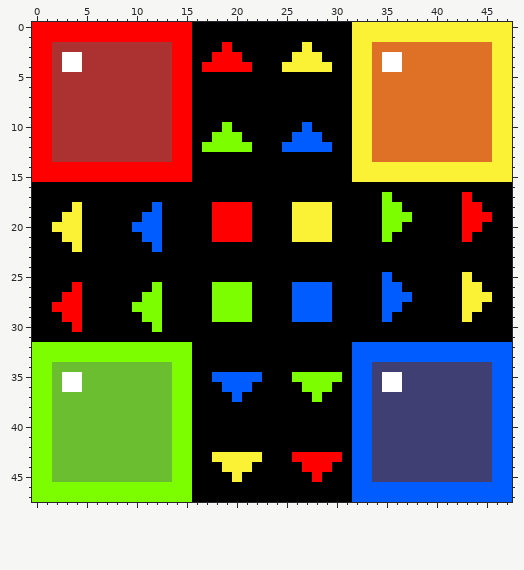
Pixel-art sprite: assets/textures/texture-slice-test-texture.png. Above, as it was before the edit.
The file is 48x48 pixels.
Now the later version:
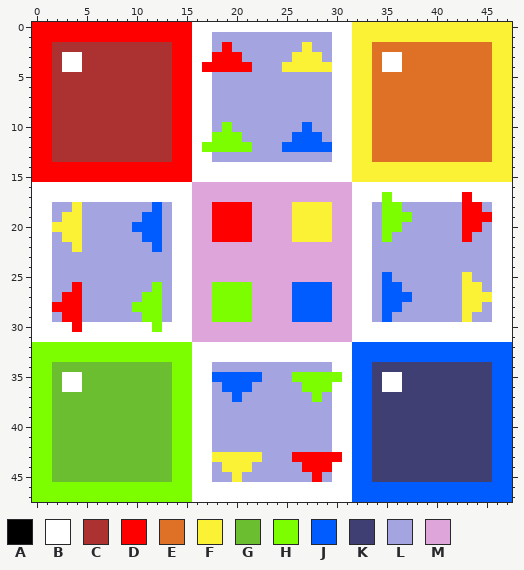
Palette (. is transparent): A #000000  B #ffffff  C #ac3232  D #ff0000  E #df7126  F #fbf236  G #6abe30  H #7cfd00  J #005cff  K #3f3f74  L #a4a4e0  M #dda5d9
What changed:
y 0: x 16..31 AAAAAAAAAAAAAAAA -> BBBBBBBBBBBBBBBB
y 1: x 16..31 AAAAAAAAAAAAAAAA -> BBLLLLLLLLLLLLBB
y 2: x 16..18 AAA -> BBL; x 20..26 AAAAAAA -> LLLLLLL; x 28..31 AAAA -> LLBB
y 3: x 16..17 AA -> BB; x 21..25 AAAAA -> LLLLL; x 29..31 AAA -> LBB
y 4: x 16 A -> B; x 22..24 AAA -> LLL; x 30..31 AA -> BB
y 5..9: x 16..31 AAAAAAAAAAAAAAAA -> BBLLLLLLLLLLLLBB
y 10: x 16..18 AAA -> BBL; x 20..26 AAAAAAA -> LLLLLLL; x 28..31 AAAA -> LLBB
y 11: x 16..17 AA -> BB; x 21..25 AAAAA -> LLLLL; x 29..31 AAA -> LBB
y 12: x 16 A -> B; x 22..24 AAA -> LLL; x 30..31 AA -> BB
y 13: x 16..31 AAAAAAAAAAAAAAAA -> BBLLLLLLLLLLLLBB
y 14..15: x 16..31 AAAAAAAAAAAAAAAA -> BBBBBBBBBBBBBBBB
y 16: x 0..47 AAAAAAAAAAAAAAAAAAAAAAAAAAAAAAAAAAAAAAAAAAAAAAAA -> BBBBBBBBBBBBBBBBMMMMMMMMMMMMMMMMBBBBBBBBBBBBBBBB
y 17: x 0..34 AAAAAAAAAAAAAAAAAAAAAAAAAAAAAAAAAAA -> BBBBBBBBBBBBBBBBMMMMMMMMMMMMMMMMBBB; x 36..42 AAAAAAA -> BBBBBBB; x 44..47 AAAA -> BBBB
y 18: x 0..3 AAAA -> BBLL; x 5..11 AAAAAAA -> LLLLLLL; x 13..17 AAAAA -> LBBMM; x 22..25 AAAA -> MMMM; x 30..34 AAAAA -> MMBBL; x 37..42 AAAAAA -> LLLLLL; x 45..47 AAA -> LBB
y 19: x 0..2 AAA -> BBL; x 5..10 AAAAAA -> LLLLLL; x 13..17 AAAAA -> LBBMM; x 22..25 AAAA -> MMMM; x 30..34 AAAAA -> MMBBL; x 38..42 AAAAA -> LLLLL; x 46..47 AA -> BB
y 20: x 0..1 AA -> BB; x 5..9 AAAAA -> LLLLL; x 13..17 AAAAA -> LBBMM; x 22..25 AAAA -> MMMM; x 30..34 AAAAA -> MMBBL; x 37..42 AAAAAA -> LLLLLL; x 45..47 AAA -> LBB
y 21: x 0..2 AAA -> BBL; x 5..10 AAAAAA -> LLLLLL; x 13..17 AAAAA -> LBBMM; x 22..25 AAAA -> MMMM; x 30..34 AAAAA -> MMBBL; x 36..42 AAAAAAA -> LLLLLLL; x 44..47 AAAA -> LLBB
y 22: x 0..3 AAAA -> BBLL; x 5..11 AAAAAAA -> LLLLLLL; x 13..47 AAAAAAAAAAAAAAAAAAAAAAAAAAAAAAAAAAA -> LBBMMMMMMMMMMMMMMMMBBLLLLLLLLLLLLBB
y 23..24: x 0..47 AAAAAAAAAAAAAAAAAAAAAAAAAAAAAAAAAAAAAAAAAAAAAAAA -> BBLLLLLLLLLLLLBBMMMMMMMMMMMMMMMMBBLLLLLLLLLLLLBB
y 25: x 0..34 AAAAAAAAAAAAAAAAAAAAAAAAAAAAAAAAAAA -> BBLLLLLLLLLLLLBBMMMMMMMMMMMMMMMMBBL; x 36..42 AAAAAAA -> LLLLLLL; x 44..47 AAAA -> LLBB
y 26: x 0..3 AAAA -> BBLL; x 5..11 AAAAAAA -> LLLLLLL; x 13..17 AAAAA -> LBBMM; x 22..25 AAAA -> MMMM; x 30..34 AAAAA -> MMBBL; x 37..42 AAAAAA -> LLLLLL; x 45..47 AAA -> LBB
y 27: x 0..2 AAA -> BBL; x 5..10 AAAAAA -> LLLLLL; x 13..17 AAAAA -> LBBMM; x 22..25 AAAA -> MMMM; x 30..34 AAAAA -> MMBBL; x 38..42 AAAAA -> LLLLL; x 46..47 AA -> BB
y 28: x 0..1 AA -> BB; x 5..9 AAAAA -> LLLLL; x 13..17 AAAAA -> LBBMM; x 22..25 AAAA -> MMMM; x 30..34 AAAAA -> MMBBL; x 37..42 AAAAAA -> LLLLLL; x 45..47 AAA -> LBB
y 29: x 0..2 AAA -> BBL; x 5..10 AAAAAA -> LLLLLL; x 13..17 AAAAA -> LBBMM; x 22..25 AAAA -> MMMM; x 30..34 AAAAA -> MMBBL; x 36..42 AAAAAAA -> LLLLLLL; x 44..47 AAAA -> LLBB
y 30: x 0..3 AAAA -> BBBB; x 5..11 AAAAAAA -> BBBBBBB; x 13..47 AAAAAAAAAAAAAAAAAAAAAAAAAAAAAAAAAAA -> BBBMMMMMMMMMMMMMMMMBBBBBBBBBBBBBBBB
y 31: x 0..47 AAAAAAAAAAAAAAAAAAAAAAAAAAAAAAAAAAAAAAAAAAAAAAAA -> BBBBBBBBBBBBBBBBMMMMMMMMMMMMMMMMBBBBBBBBBBBBBBBB
y 32..33: x 16..31 AAAAAAAAAAAAAAAA -> BBBBBBBBBBBBBBBB
y 34: x 16..31 AAAAAAAAAAAAAAAA -> BBLLLLLLLLLLLLBB
y 35: x 16..17 AA -> BB; x 23..25 AAA -> LLL; x 31 A -> B
y 36: x 16..18 AAA -> BBL; x 22..26 AAAAA -> LLLLL; x 30..31 AA -> BB
y 37: x 16..19 AAAA -> BBLL; x 21..27 AAAAAAA -> LLLLLLL; x 29..31 AAA -> LBB
y 38..42: x 16..31 AAAAAAAAAAAAAAAA -> BBLLLLLLLLLLLLBB
y 43: x 16..17 AA -> BB; x 23..25 AAA -> LLL; x 31 A -> B
y 44: x 16..18 AAA -> BBL; x 22..26 AAAAA -> LLLLL; x 30..31 AA -> BB
y 45: x 16..19 AAAA -> BBLL; x 21..27 AAAAAAA -> LLLLLLL; x 29..31 AAA -> LBB
y 46..47: x 16..31 AAAAAAAAAAAAAAAA -> BBBBBBBBBBBBBBBB
Changed places in both pictures, as pixel boxes (x1, y1, x2, y2):
changed: (32, 22, 512, 502)
